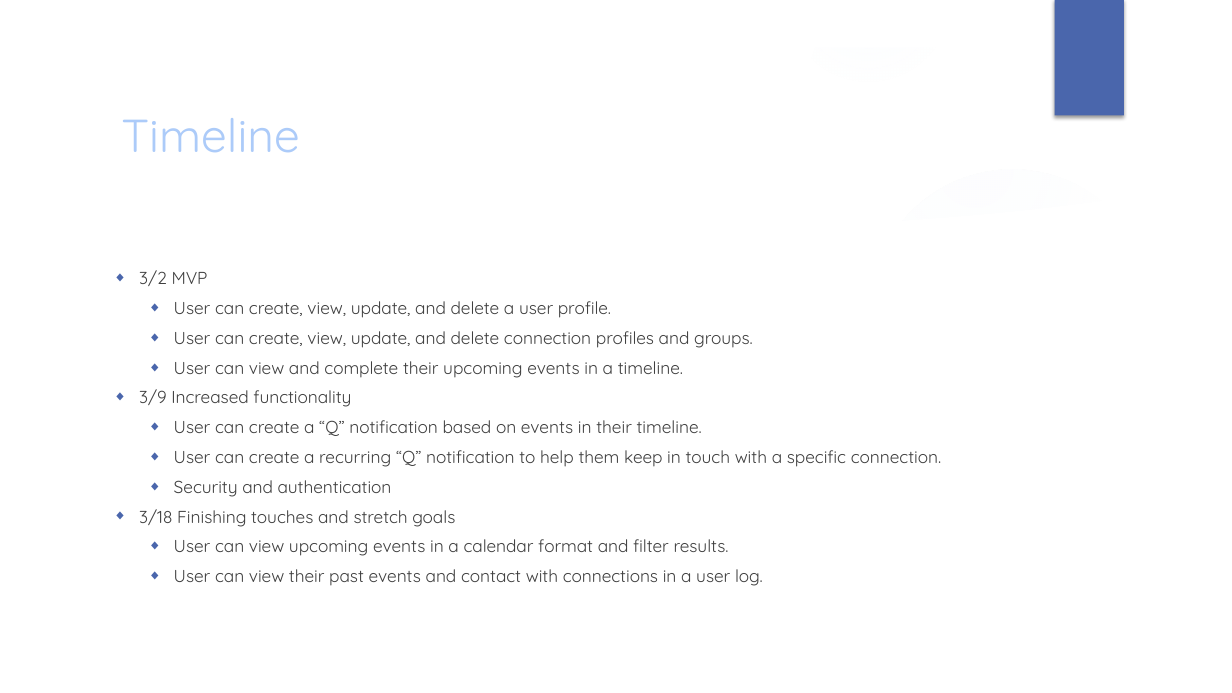
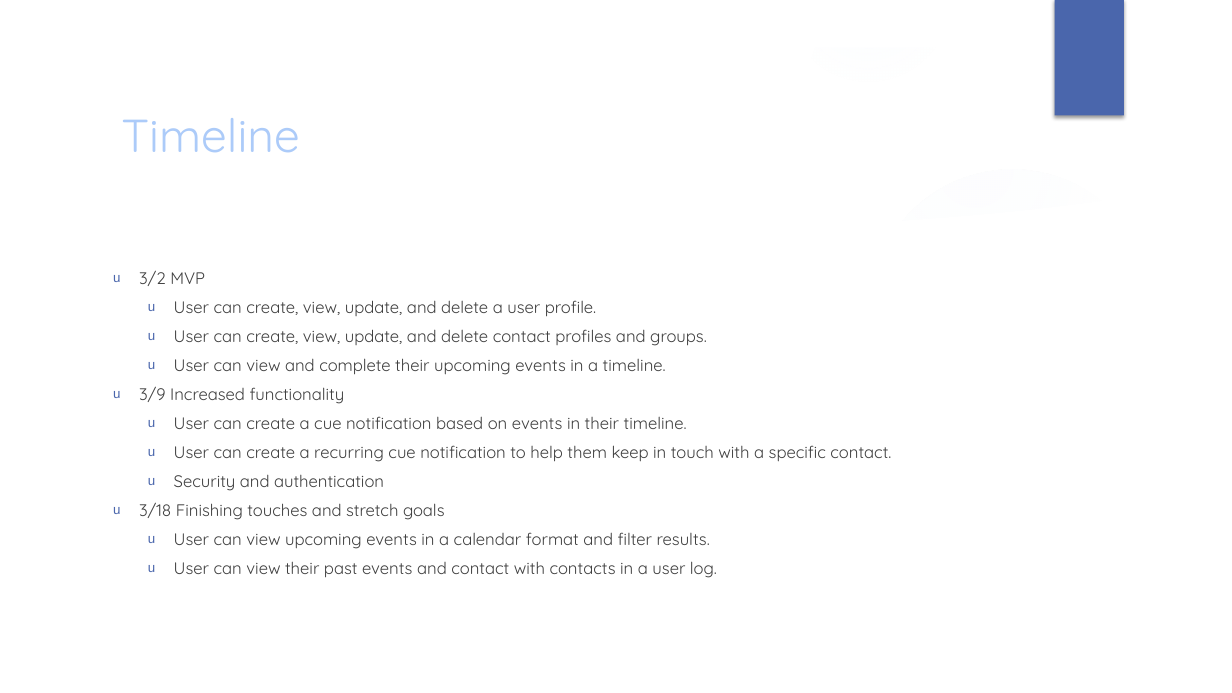
Before and after one commit to unh-dontoverreact/SocialQs, a slide deck: slide 12 of docs/socialQs.pptx. Drawn at 1232x693 pixels with LibreOffice and Linux fonts; fonts in the diff are those of the drawing; background and template pictures are left out. Boxes give left, top, right and bottom in pixels: in the first picture for what was removed or moved away, otherwise in the second. Text is boxed around its words. In the diff, an @@ line names an element or a change of style, - is before the commit and + after.

```diff
--- a/docs/socialQs.pptx
+++ b/docs/socialQs.pptx
@@ text at (139, 270, 710, 549): size 13.5 to 13 pt in "3/2 MVP", "User can create, view, update, and delete ...", "User can view and complete their upcoming ...", "3/9 Increased functionality" and 3 more places; bullet ◆ to u @@
@@ text at (174, 329, 707, 346): text changed; size 13.5 to 13 pt @@
-  ◆ User can create, view, update, and delete connection profiles and groups.
+  u User can create, view, update, and delete contact profiles and groups.
@@ text at (174, 416, 891, 462): text changed; size 13.5 to 13 pt @@
-  ◆ User can create a “Q” notification based on events in their timeline.
-  ◆ User can create a recurring “Q” notification to help them keep in touch with a specific connection.
+  u User can create a cue notification based on events in their timeline.
+  u User can create a recurring cue notification to help them keep in touch with a specific contact.
@@ text at (174, 561, 717, 578): text changed; size 13.5 to 13 pt @@
-  ◆ User can view their past events and contact with connections in a user log.
+  u User can view their past events and contact with contacts in a user log.
```
Also in this commit, not shown: 7 other slides changed, 2 slides added, 2 slides removed, 2 other files.
